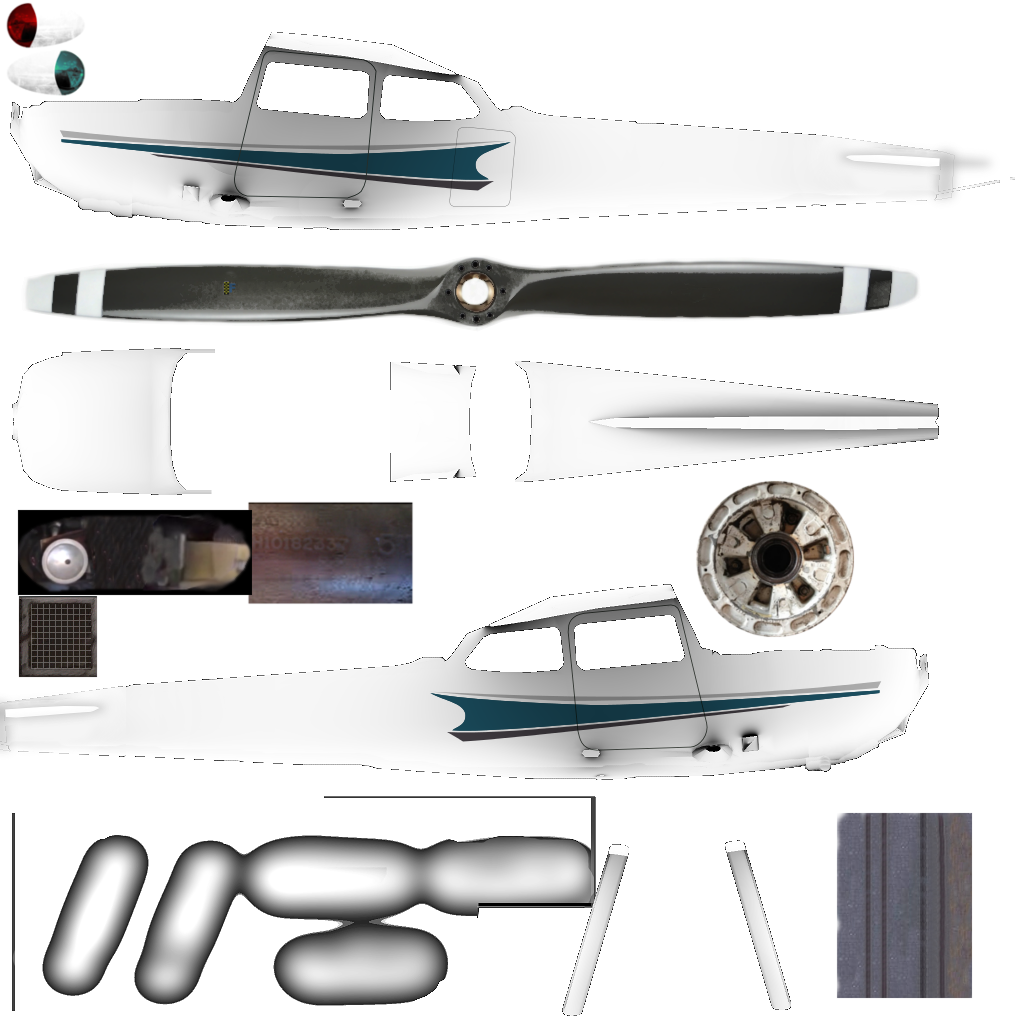
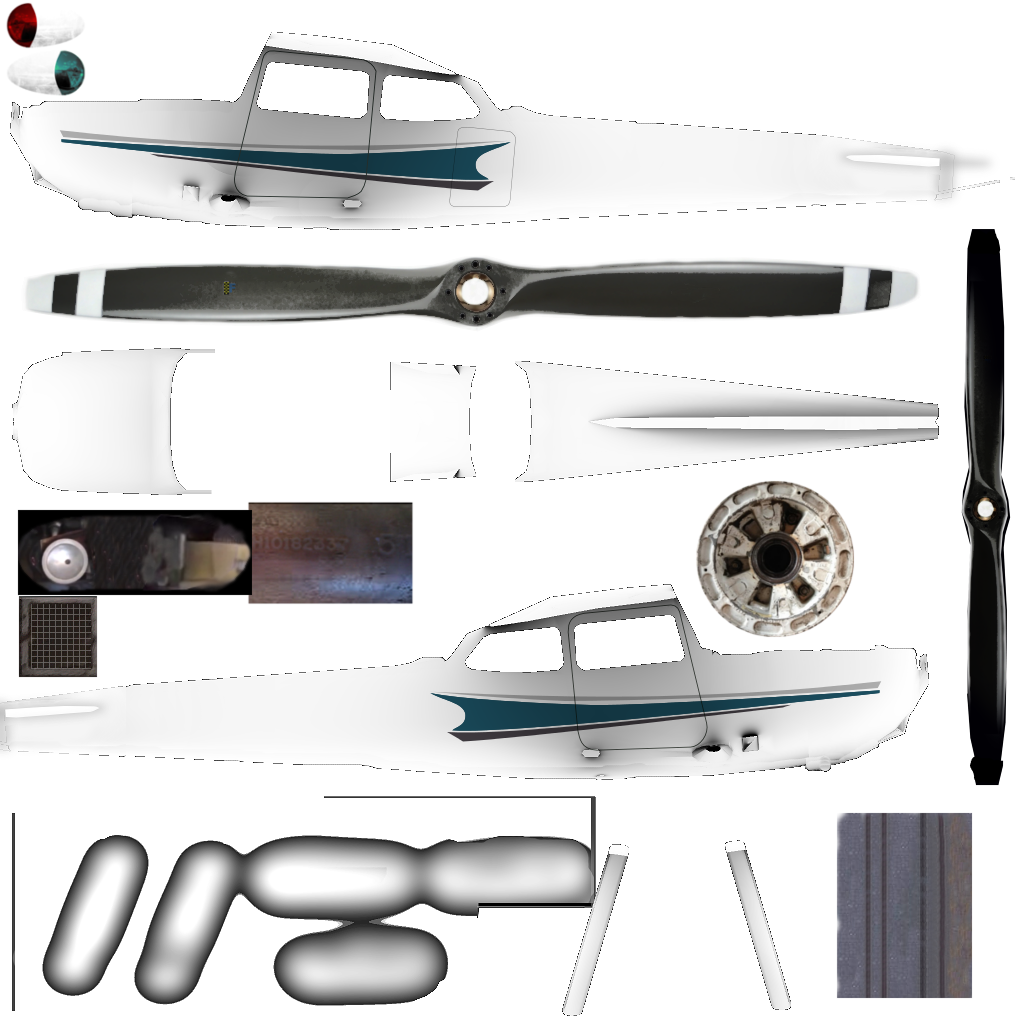
Revision of a layered w=1024, h=1024 image; what changed, layer by layer:
added layer "Clipboard #1" above "Layer copy #1" over [961, 229, 1011, 786]
